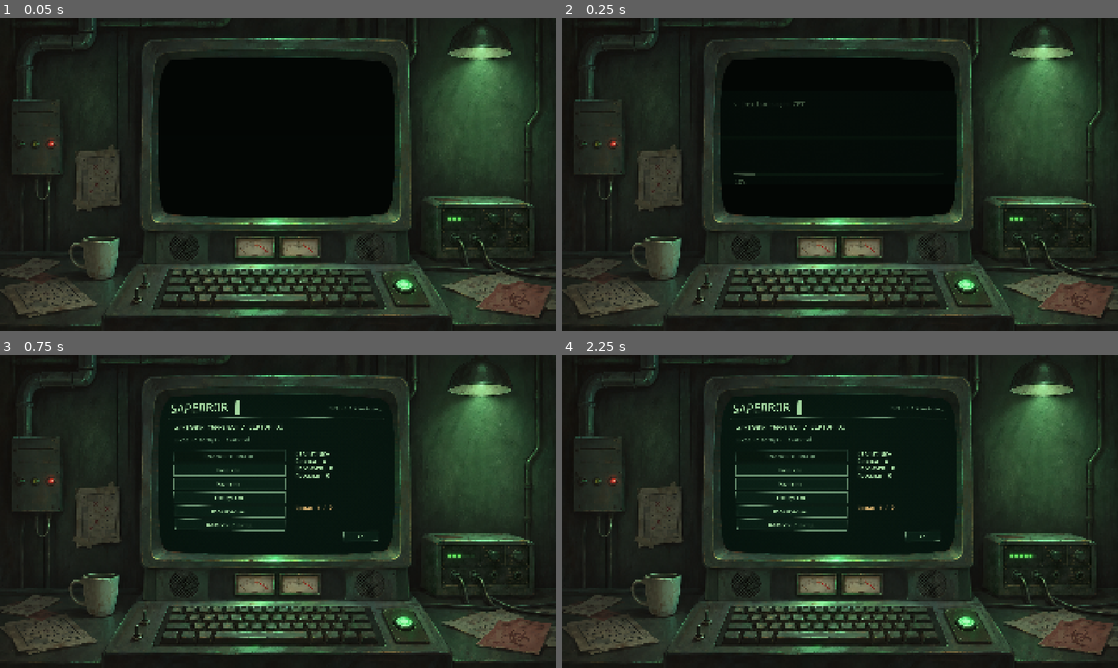
Above: before the commit, frames 1-4 (two rows, left to right).
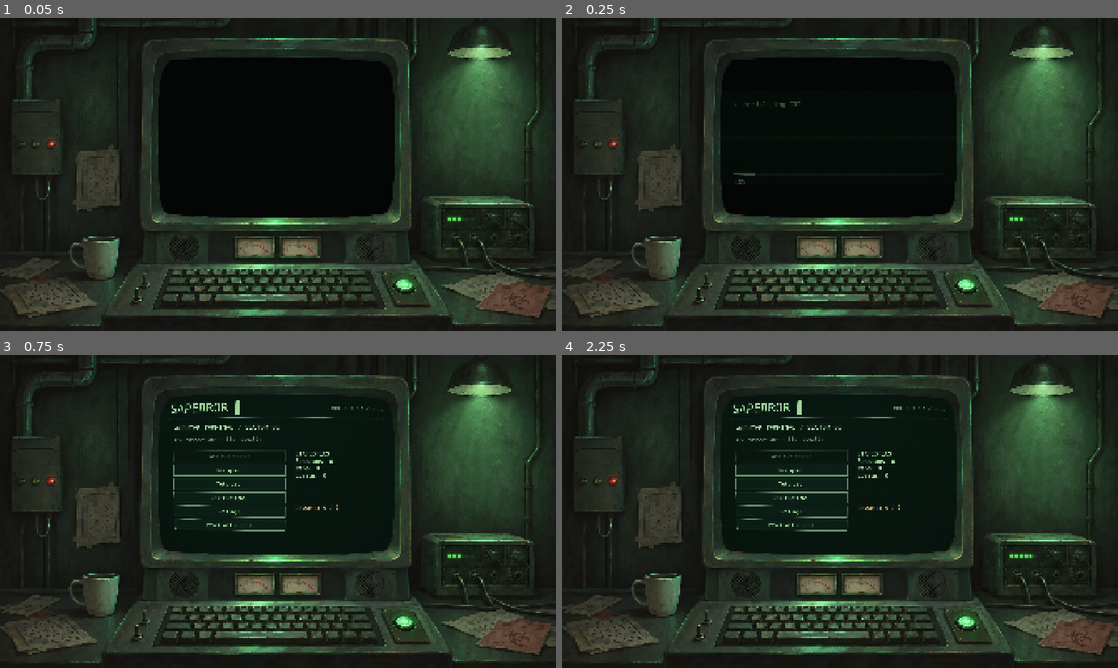
Above: after the commit, the same moments.

Repository: mazerfaker/SAPERROR
Game: Godot game, scene res://scenes/game/gameplay.tscn
Two runs of this game, one before a commit and one after it. Both use one fixed random seed, a clock stepped at 60 frames per second and the inputs below.
Inputs (mouse positions are in pixels of both pictures, inside the frame that each line leads up to):
- Up to frame 1 (0.05 s): no input
- Up to frame 2 (0.25 s): no input
- Up to frame 3 (0.75 s): tap Enter at 0.5, 0.6 s; move the mouse to (400, 495) at 0.52 s; hold Right from 0.53 s (still down); click (400, 495) at 0.67 s
- Up to frame 4 (2.25 s): tap Space at 0.77, 1.25, 1.52 s; move the mouse to (728, 527) at 1.27 s; release Right at 1.28 s; hold Down 1.28-2.03 s; tap B at 1.35 s; tap Enter at 2 s; move the mouse to (895, 442) at 2.02 s; hold Right from 2.03 s (still down); tap F at 2.1 s

Frame 1 is identical in both runs. In frame 2, less than 0.1% of the frame differs, in the area x 33-44%, y 26-29%; in frame 3, 0.7%, in the area x 31-69%, y 16-60%; in frame 4, 0.7%.

Commit message:
feat: English default and settings-only language selection

Diff:
--- a/project.godot
+++ b/project.godot
@@ -1,7 +1,7 @@
 config_version=5
 [application]
 config/name="SAPERROR"
-config/version="0.5.0-alpha.1-k30.1"
+config/version="0.5.0-alpha.1-ui.1"
 config/icon="res://assets/icon/saperror.png"
 config/windows_native_icon="res://assets/icon/SAPERROR.ico"
 run/main_scene="res://scenes/game/gameplay.tscn"
@@ -18,4 +18,5 @@
 renderer/rendering_method="gl_compatibility"
 renderer/rendering_method.mobile="gl_compatibility"
 [internationalization]
+locale/fallback="en"
 locale/translations=PackedStringArray("res://localization/core.en.po", "res://localization/core.uk.po", "res://localization/visual.en.po", "res://localization/visual.uk.po")
--- a/scripts/ui/terminal_ui.gd
+++ b/scripts/ui/terminal_ui.gd
@@ -93,7 +93,7 @@
 var grid: GridContainer
 var message_key: String = "CORE_READY"
 var last_hits: int = 0
-var is_uk: bool = true
+var is_uk: bool = false
 var screen: String = "menu"
 var amount: float = 0.45
 var glass: bool = true
@@ -195,7 +195,7 @@
 	inspect_marks.clear()
 	hover_cell = -1
 	_label("SAPERROR ▌",Rect2(88,52,800,92),page,72)
-	var version := _label("MINE // 0.5.0-a1-k30.1",Rect2(850,82,486,48),page,24,DIM)
+	var version := _label("MINE // 0.5.0-a1-ui.1",Rect2(850,82,486,48),page,24,DIM)
 	version.horizontal_alignment = HORIZONTAL_ALIGNMENT_RIGHT
 	var line := ColorRect.new()
 	line.color = DIM
@@ -223,7 +223,6 @@
 	_label(tr("VIS_STATS")+"\n"+tr("VIS_RUNS")+" "+str(sessions)+"\n"+tr("VIS_WINS")+" "+str(wins)+"\n"+tr("VIS_LOSSES")+" "+str(losses),Rect2(820,345,500,285),page,32)
 	_label(tr("VIS_LESSONS")+" %d / 9" % tutorial_done,Rect2(820,650,500,62),page,29,AMBER)
 	if save_failed: _label(tr("VIS_SAVE_ERROR"),Rect2(820,714,500,80),page,27,RED)
-	_button("EN" if is_uk else "UA",Rect2(1100,810,210,60),page,_language)
 func _profiles() -> void:
 	_label(tr("VIS_DIFFICULTY"),Rect2(124,190,1170,70),page,42)
 	if board != null and not board.finished():
@@ -289,7 +288,7 @@
 	page.add_child(tutorial)
 func _load_session() -> void:
 	if DisplayServer.get_name() != "headless": cfg = Store.load_config()
-	is_uk = bool(cfg.get_value("settings","uk",true))
+	is_uk = bool(cfg.get_value("settings","uk",false))
 	amount = clampf(float(cfg.get_value("settings","crt",0.45)),0.0,1.0)
 	glass = bool(cfg.get_value("settings","glass",true))
 	reduced = bool(cfg.get_value("settings","reduced",false))
@@ -424,7 +423,9 @@
 	if not reduced: tween.tween_property(banner,"modulate:a",0.0,0.35)
 	tween.tween_callback(banner.queue_free)
 func _language() -> void:
+	if screen!="settings" or protocol_active: return
 	is_uk = not is_uk
+	cfg.set_value("settings","uk",is_uk)
 	TranslationServer.set_locale("uk" if is_uk else "en")
 	_save_session()
 	_show(screen)
@@ -433,7 +434,8 @@
 	_button(tr("VIS_BACK"),Rect2(124,790,350,62),page,func(): _show("menu"))
 func _settings() -> void:
 	_label(tr("VIS_SETTINGS"),Rect2(124,212,1150,60),page,41)
-	_button("EN" if is_uk else "UA",Rect2(124,305,300,62),page,_language)
+	var language_button := _button(tr("VIS_LANGUAGE")+": "+("Українська" if is_uk else "English"),Rect2(124,305,300,62),page,_language,22)
+	language_button.name = "LanguageSetting"
 	_button(tr("VIS_FULLSCREEN")+": "+_on_off(_fullscreen_active()),Rect2(444,305,720,62),page,func(): fullscreen_requested.emit(); _show("settings"))
 	var crt_readout := _label(tr("VIS_CRT")+": "+str(roundi(amount*100))+"%",Rect2(124,382,1040,35),page,28)
 	var crt_slider := HSlider.new()
@@ -552,13 +554,12 @@
 	seed_input.text = str(active_seed) if board != null else seed_value
 	seed_input.editable = board == null
 	_place(seed_input,Rect2(184,844,230,60),page)
-	next_button = _button(tr("CORE_NEW"),Rect2(430,844,330,60),page,func():
+	next_button = _button(tr("CORE_NEW"),Rect2(430,844,470,60),page,func():
 		if pending_sector:
 			_advance_sector()
 			_show("shop")
 		elif _shop_available(): _show("shop")
 		else: _show("profiles"),28)
-	_button("EN" if is_uk else "UA",Rect2(774,844,126,60),page,_language,28)
 	_button(tr("VIS_BACK"),Rect2(914,844,422,60),page,func(): _show("menu"),28)
 	_refresh()
 func _reset() -> void:
--- a/tests/onboarding_test.gd
+++ b/tests/onboarding_test.gd
@@ -3,6 +3,7 @@
 const Store = preload("res://scripts/save/session_store.gd")
 const Board = preload("res://scripts/board/state.gd")
 const Tutorial = preload("res://scripts/ui/tutorial.gd")
+const TerminalUI = preload("res://scripts/ui/terminal_ui.gd")
 var failures: int = 0
 var checks: int = 0
 func check(ok: bool, message: String) -> void:
@@ -79,5 +80,27 @@
 	tutorial._lesson_tool()
 	check(tutorial.solved and tutorial.tiles[1].text=="1","lesson 9 cleanse")
 	tutorial.queue_free()
+	var ui := TerminalUI.new()
+	ui.size = Vector2(1426,962)
+	root.add_child(ui)
+	check(not ui.is_uk and TranslationServer.get_locale()=="en","fresh session defaults to English")
+	check(ui.page.find_child("LanguageSetting",true,false)==null,"no language control in menu")
+	ui._language()
+	check(not ui.is_uk,"menu cannot toggle language")
+	ui._show("settings")
+	var lang := ui.page.find_child("LanguageSetting",true,false) as Button
+	check(lang!=null and lang.text=="Language: English","settings displays current English language")
+	if lang!=null: lang.pressed.emit()
+	check(ui.is_uk and TranslationServer.get_locale()=="uk" and ui.cfg.get_value("settings","uk",false),"switch to Ukrainian and retain preference")
+	lang = ui.page.find_child("LanguageSetting",true,false) as Button
+	check(lang!=null and lang.text=="Мова: Українська","settings displays current Ukrainian language")
+	if lang!=null: lang.pressed.emit()
+	check(not ui.is_uk and TranslationServer.get_locale()=="en","switch back to English")
+	ui._start_profile(1)
+	check(ui.page.find_child("LanguageSetting",true,false)==null,"no language control on board")
+	ui.cfg.set_value("settings","uk",true)
+	ui._load_session()
+	check(ui.is_uk,"previous Ukrainian preference preserved")
+	ui.queue_free()
 	print("ONBOARDING_QA checks=",checks," failures=",failures)
 	quit(0 if failures == 0 else 1)
Not shown, changed: localization/visual.en.po
Not shown, changed: localization/visual.uk.po
Not shown, changed: CHANGELOG.md
